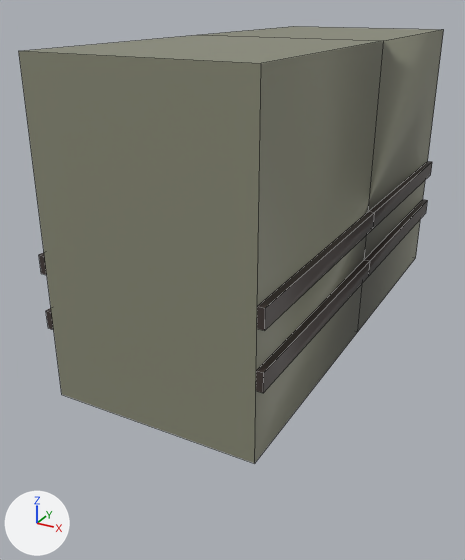
Two versions of the FBX model unity/Assets/Models/Paths/p502/track.fbx, one commit apart.
Both versions are drawn from a 50 mm camera at (1.13, -2.46, 0.15) aimed at (-0.13, -0.19, -0.99). Every picture has the same lights, and +X, +Y and +Z are marked at lower left. The picture after the commit comes second. Mesh edges are drawn as thin lines. Where no turn or scale is listed for an object, it has been applied to the vertices.

Before the edit, the objects in view are built like this:
```python
me_p501_track = bpy.data.meshes.new('p501/track')
me_p501_track.from_pydata(...)  # 60 vertices, 55 faces; spans x -0.43..0.43, y -1.0..1.0, z -1.2..0.0
# faces by material slot: [11, 44]
me_p501_track.materials.append(mat_path_concrete)  # grey #888976
me_p501_track.materials.append(mat_path_rail_metal)  # dark grey #413734
# before: 0 (-0.4, -1.0, -1.2) at pixel (61, 394), 3 (-0.4, 0.0, -1.2), 4 (0.4, -1.0, -1.2) at pixel (254, 463), 5 (0.4, 0.0, -1.2) at pixel (357, 331), 9 (-0.4, 1.0, -1.2)
# before: 10 (0.4, 1.0, -1.2) at pixel (415, 257)
ob_p502_track = bpy.data.objects.new('p502/track', me_p501_track)
ob_p502_track.location = (0.0, 0.0, 0.0)
```
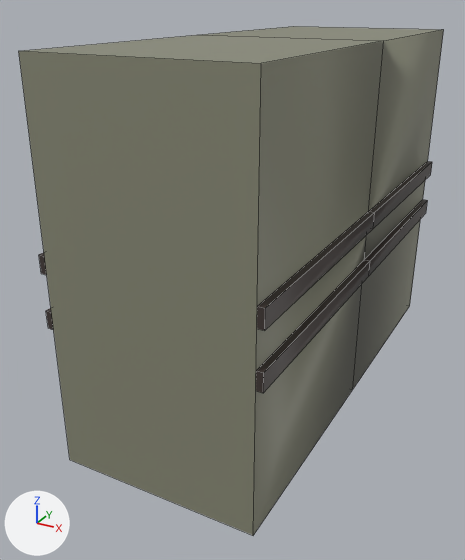
The newer file is also turned or shifted as a whole; pictures and numbers use the older file's frame.

What differs and where, as boxes [x1, y1, x2, y2] in the pictures (465 x 560 px; the box of a moved part takes in the faces that stretch with it):
'p502/track', reshaped (16% taller)
    before: [19, 26, 444, 463]
    after: [19, 26, 444, 535]
part 1 of me_p501_track, moved or reshaped
    before: [61, 48, 416, 463]
    after: [61, 48, 416, 535]

What the commit changed:
me_p501_track is used by ob_p502_track; location (0.0, 0.0, 0.0).
me_p501_track had 60 vertices, 55 faces and spanned x -0.43..0.43, y -1.0..1.0, z -1.2..0.0.
me_p501_track now has 60 vertices, 55 faces and spans x -0.43..0.43, y -1.0..1.0, z -1.5..0.0.
Part 1, on me_p501_track:
Vertices 0, 3, 4, 5, 9, 10 of me_p501_track move by (0.0, 0.0, -0.3).
